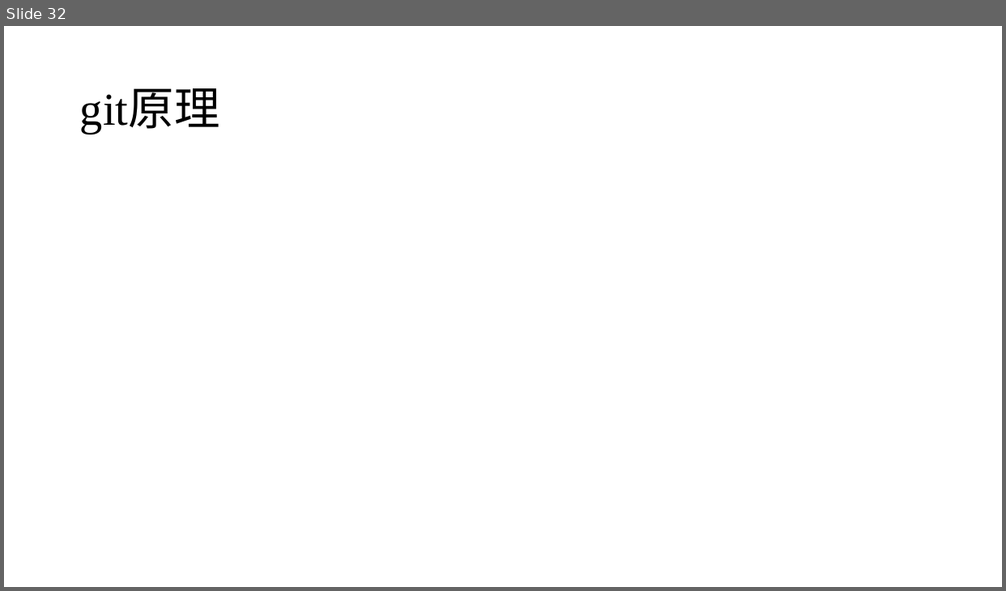
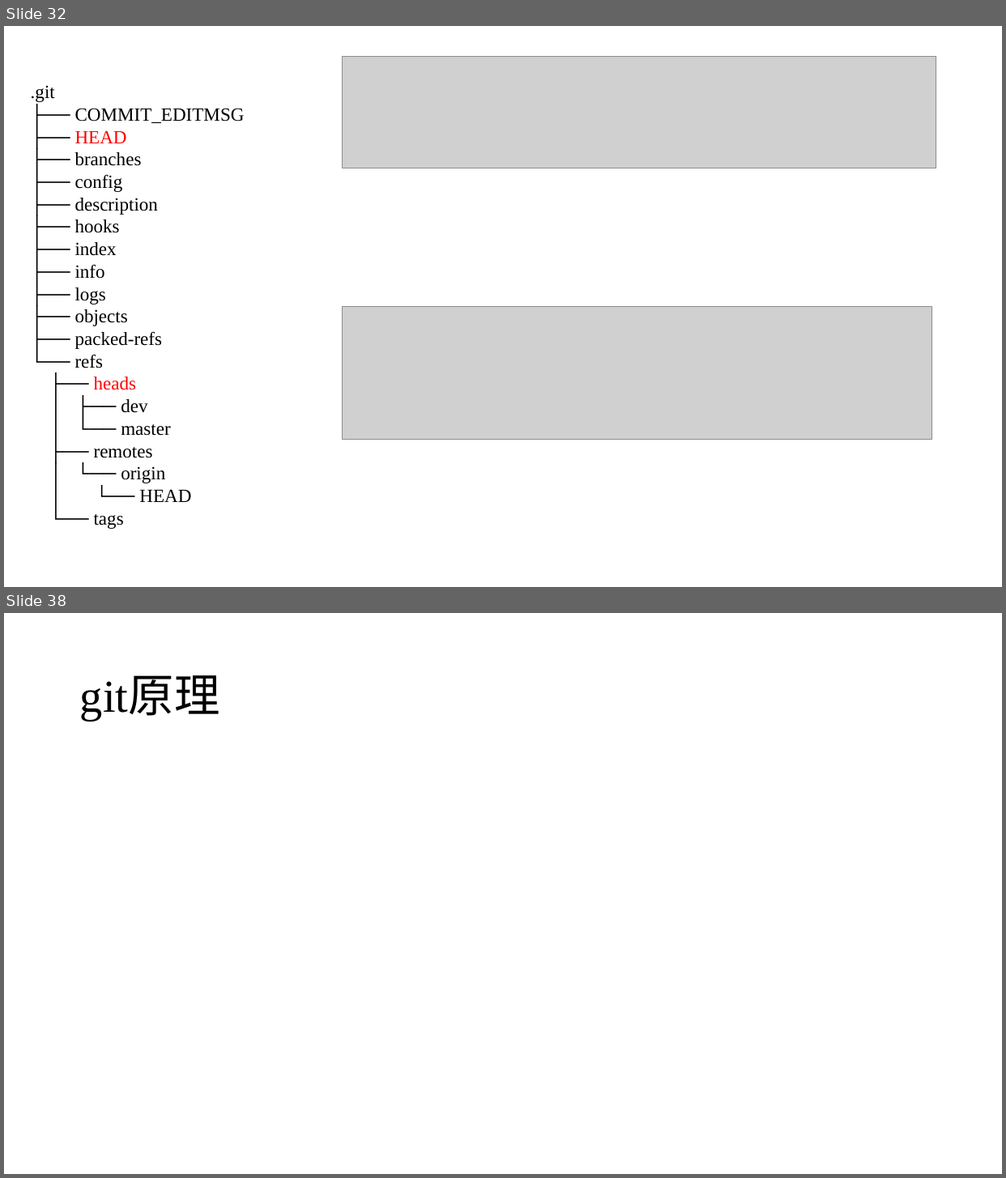
Before and after one commit to seahurt/lecture, a slide deck: using_git.pptx. Shown one above the other, each under a label of ours: slide 32 before the commit, slides 32 and 38 after it; the slides between them are not shown. The pictures are 1006x591 and 1006x1178 pixels, drawn with LibreOffice and Linux fonts; fonts in the diff are those of the drawing; grey boxes stand for pictures. Boxes give left, top, right and bottom in pixels: in the first picture for what was removed or moved away, otherwise in the second. Text is boxed around its words. In the diff, an @@ line names an element or a change of style, - is before the commit and + after.

```diff
--- a/using_git.pptx
+++ b/using_git.pptx
@@ slide 32 added at [4,26,1002,587], background #FFFFFF @@
@@ picture added at [343,57,937,169] @@
@@ text added at [31,85,245,529], 18 pt, text #000000 @@
+.git
+├── COMMIT_EDITMSG
+├── HEAD
+├── branches
+├── config
+├── description
+├── hooks
+├── index
+├── info
+├── logs
+├── objects
+├── packed-refs
+└── refs
+├── heads
+│ ├── dev
+│ └── master
+├── remotes
+│ └── origin
+│ └── HEAD
+└── tags
@@ picture added at [343,307,932,439] @@
@@ what was slide 32 is now slide 38 @@
```
Also in this commit, not shown: 5 slides changed, 14 other slides added, 9 slides removed.
